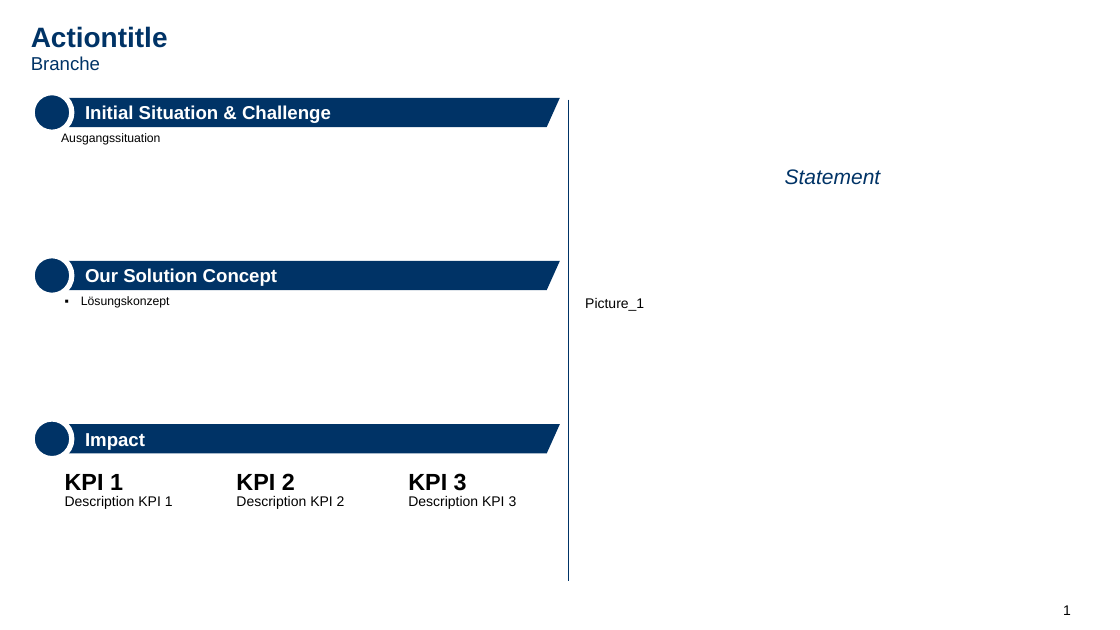
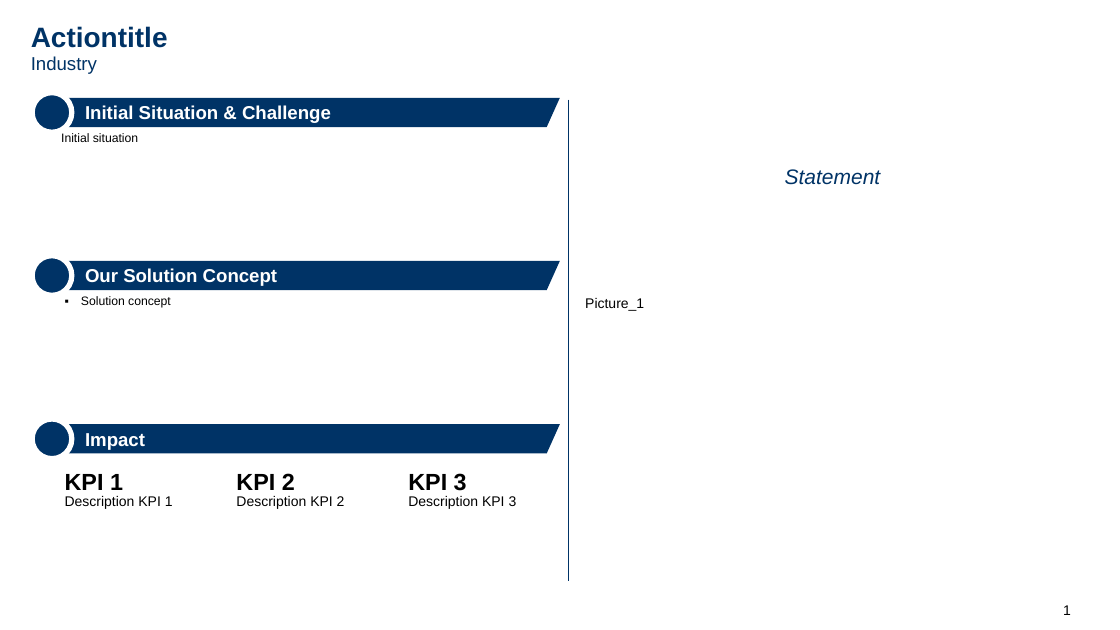
Before and after one commit to UvonW/caseStudy, a slide deck: slide 1 of case_study_template_1_16_9_en.pptx. Drawn at 1120x630 pixels with LibreOffice and Linux fonts; fonts in the diff are those of the drawing; background and template pictures are left out. Boxes give left, top, right and bottom in pixels: in the first picture for what was removed or moved away, otherwise in the second. Text is boxed around its words. In the diff, an @@ line names an element or a change of style, - is before the commit and + after.

```diff
--- a/case_study_template_1_16_9_en.pptx
+++ b/case_study_template_1_16_9_en.pptx
@@ text at (x1=31, y1=56, x2=97, y2=74): text changed @@
-Branche
+Industry
@@ text at (x1=61, y1=133, x2=138, y2=142): text changed @@
-Ausgangssituation
+Initial situation
@@ text at (x1=81, y1=296, x2=171, y2=308): text changed @@
-▪ Lösungskonzept
+▪ Solution concept
```
Also in this commit, not shown: 1 slide removed, 5 other files.
